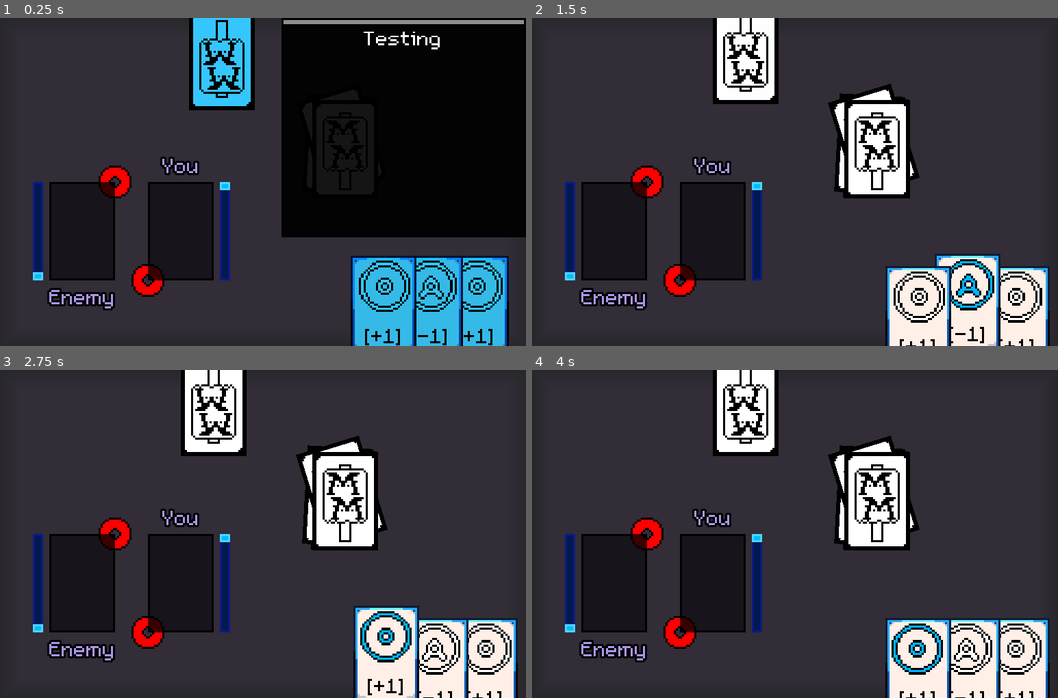
Above: before the commit, frames 1-4 (two rows, left to right).
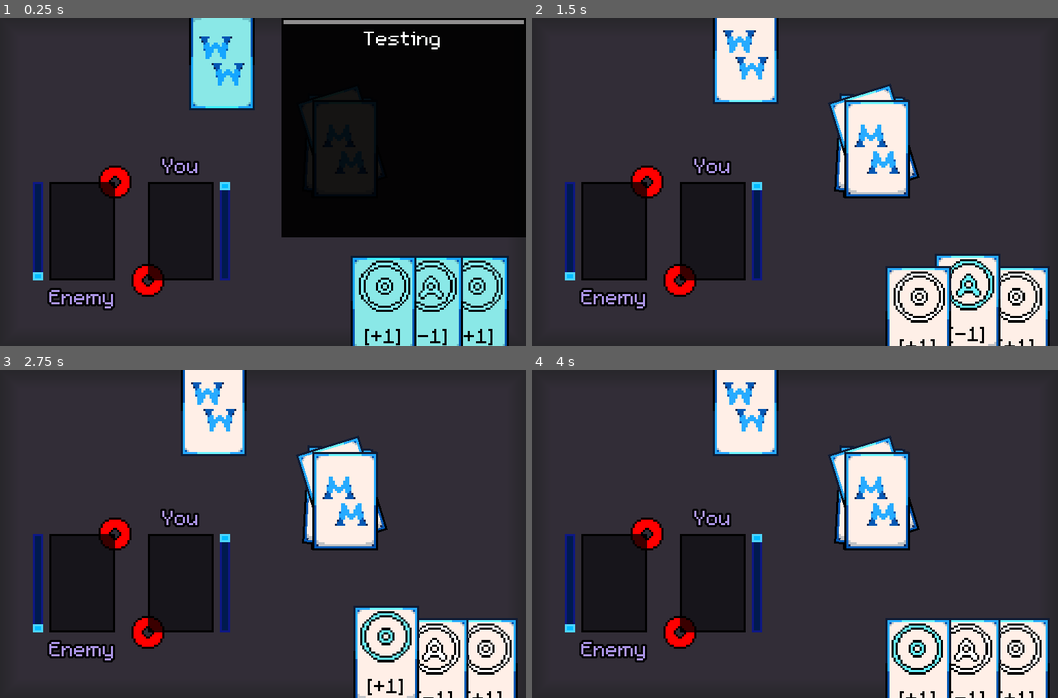
Above: after the commit, the same moments.

Repository: U23RN6M3/Magicae-Manus
Game: Godot game, scene res://Main/Arena.tscn
Same seed, same stepped clock (60 frames per second), same inputs: the game is played once before the commit and once after it. This scene is started directly instead of the project's main scene.
Inputs (mouse positions are in pixels of both pictures, inside the frame that each line leads up to):
- Up to frame 1 (0.25 s): no input
- Up to frame 2 (1.5 s): tap Enter (ui_accept) at 0.5, 0.77 s; move the mouse to (1015, 316) at 0.52 s; click (1015, 316) at 0.67 s; move the mouse to (968, 316) at 1.27 s; click (968, 316) at 1.42 s
- Up to frame 3 (2.75 s): tap Enter (ui_accept) at 1.52 s; move the mouse to (383, 668) at 2.02 s; click (383, 668) at 2.17 s
- Up to frame 4 (4 s): move the mouse to (747, 406) at 2.77 s; click (747, 406) at 2.92 s; tap Enter (ui_accept) at 3.02, 3.77 s; click (747, 406) at 3.67 s

The runs differ from the first frame. In frame 1, 9.6% of the frame differs, in the area x 35-97%, y 0-100%; in frame 2, 3.7%; in frame 3, 3.7%; in frame 4, 3.7%.

Commit message:
retexture (#2)
* asf

asd

* Retextured CardBack

* changed color

Diff:
--- a/Card/Card.gd
+++ b/Card/Card.gd
@@ -35,7 +35,7 @@
 				i.hide()
 
 		else:
-			color_tween.interpolate_property(self, "modulate", Color("#00b7ff"), Color("#ffffff"), 1.5, Tween.TRANS_BOUNCE, Tween.EASE_OUT)
+			color_tween.interpolate_property(self, "modulate", Color("#6cf5ff"), Color("#ffffff"), 1.5, Tween.TRANS_BOUNCE, Tween.EASE_OUT)
 			color_tween.start()
 
 			set_stats()
@@ -47,7 +47,7 @@
 
 func _physics_process(_delta):
 	if Global.recently_clicked_card == self:
-		image.modulate = Color("#00b7ff")
+		image.modulate = Color("#6cf5ff")
 	else:
 		image.modulate = Color("ffffff")
 
Binary file changed: Card/CardBack.png
